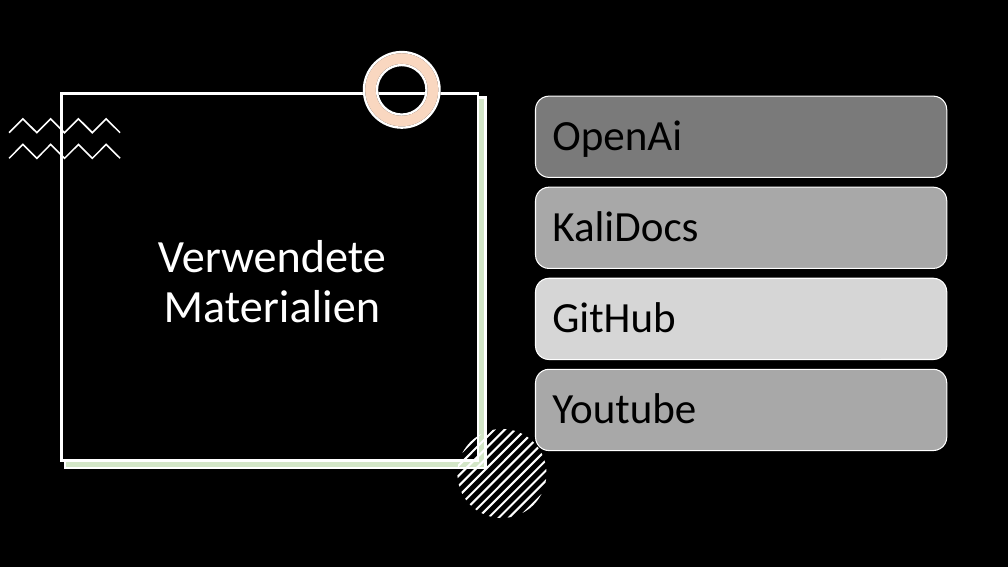
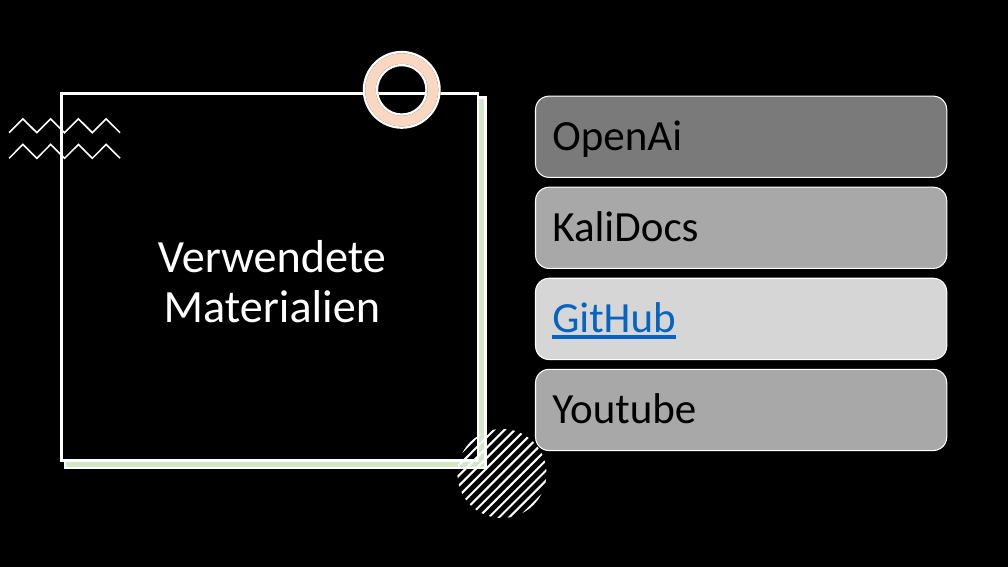
Before and after one commit to Rayleeigh/projectweek-KaliLinux-documentation, a slide deck: slide 7 of KaliLinuxPowerPoint.pptx. Drawn at 1008x567 pixels with LibreOffice and Linux fonts; fonts in the diff are those of the drawing. Boxes give left, top, right and bottom in pixels: in the first picture for what was removed or moved away, otherwise in the second. Text is boxed around its words. In the diff, an @@ line names an element or a change of style, - is before the commit and + after.

Commit message:
Update

```diff
--- a/KaliLinuxPowerPoint.pptx
+++ b/KaliLinuxPowerPoint.pptx
@@ text "GitHub" at bbox=[552, 302, 675, 339]: text colour #000000 to #0563C1, underline on @@
```
Also in this commit, not shown: 1 other slide changed.
